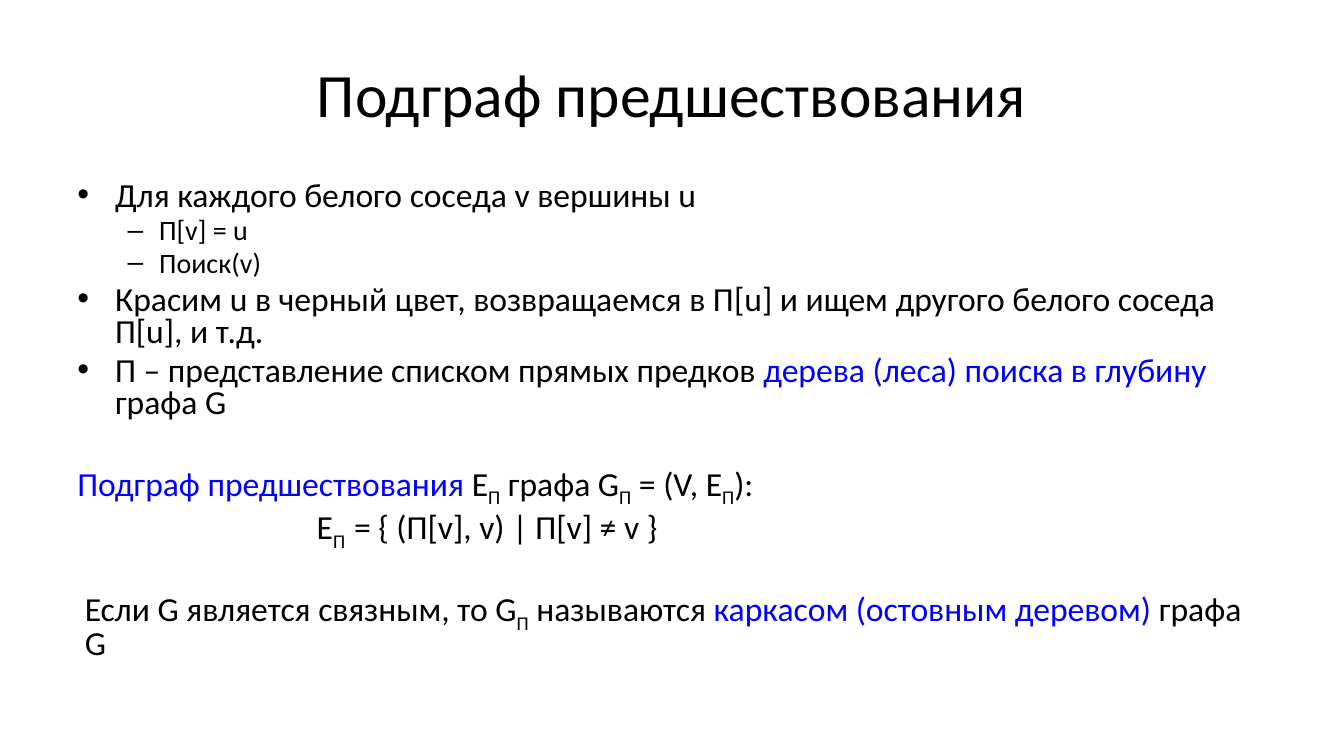
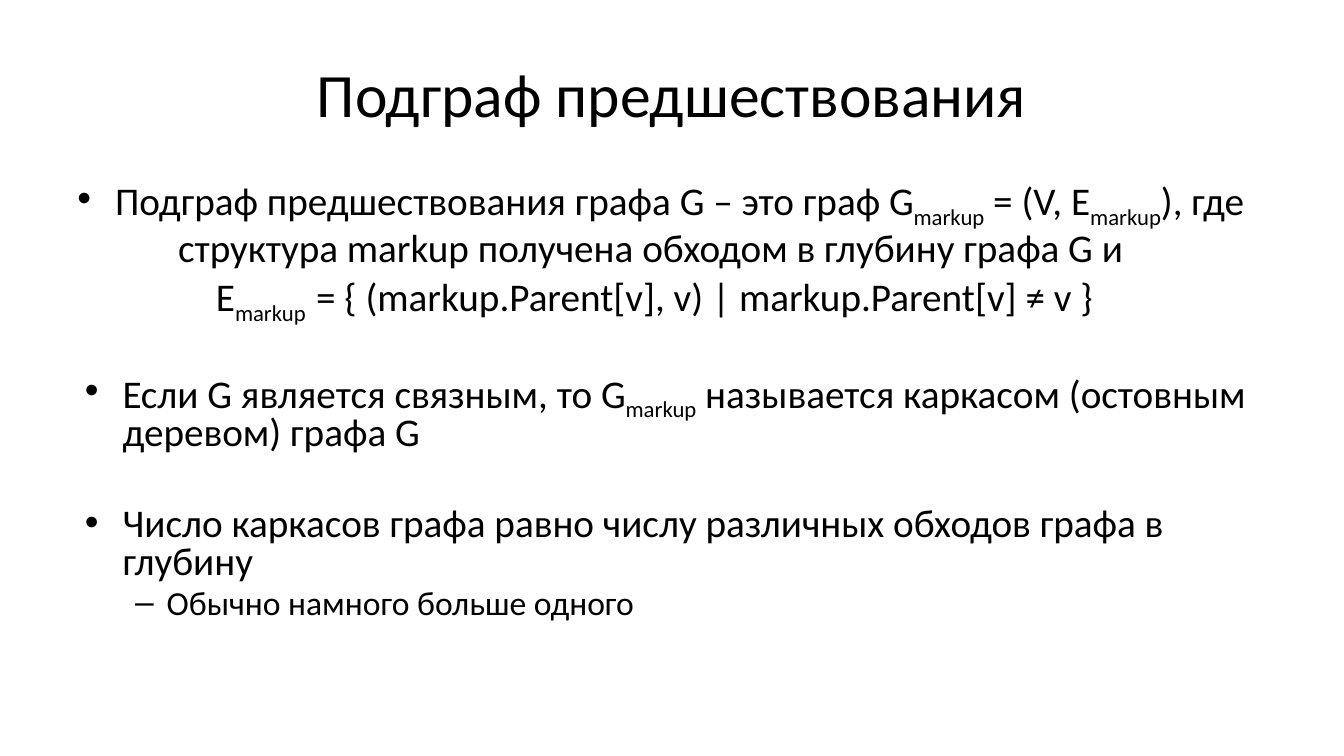
Before and after one commit to Evgueni-Petrov-aka-espetrov/Algorithms-and-Programming-in-C-pptx, a slide deck: slide 6 of 16 Обходы и каркасы графа.pptx. Drawn at 1344x756 pixels with LibreOffice and Linux fonts; fonts in the diff are those of the drawing. Boxes give left, top, right and bottom in pixels: in the first picture for what was removed or moved away, otherwise in the second. Text is boxed around its words. In the diff, an @@ line names an element or a change of style, - is before the commit and + after.

```diff
--- a/16 Обходы и каркасы графа.pptx
+++ b/16 Обходы и каркасы графа.pptx
@@ text at (115, 186, 1246, 621): text changed; size 24 to 28 pt @@
-• Для каждого белого соседа v вершины u
-  – Π[v] = u
-  – Поиск(v)
-• Красим u в черный цвет, возвращаемся в П[u] и ищем другого белого соседа П[u], и т.д.
-• Π – представление списком прямых предков дерева (леса) поиска в глубину графа G
-Подграф предшествования EΠ графа GΠ = (V, EΠ):
-EΠ = { (Π[v], v) | Π[v] ≠ v }
-Если G является связным, то GΠ называются каркасом (остовным деревом) графа G
+• Подграф предшествования графа G – это граф Gmarkup = (V, Emarkup), где
+структура markup получена обходом в глубину графа G и
+Emarkup = { (markup.Parent[v], v) | markup.Parent[v] ≠ v }
+• Если G является связным, то Gmarkup называется каркасом (остовным деревом) графа G
+• Число каркасов графа равно числу различных обходов графа в глубину
+  – Обычно намного больше одного
```
Also in this commit, not shown: 17 other slides changed, 12 slides added, 33 slides removed.
